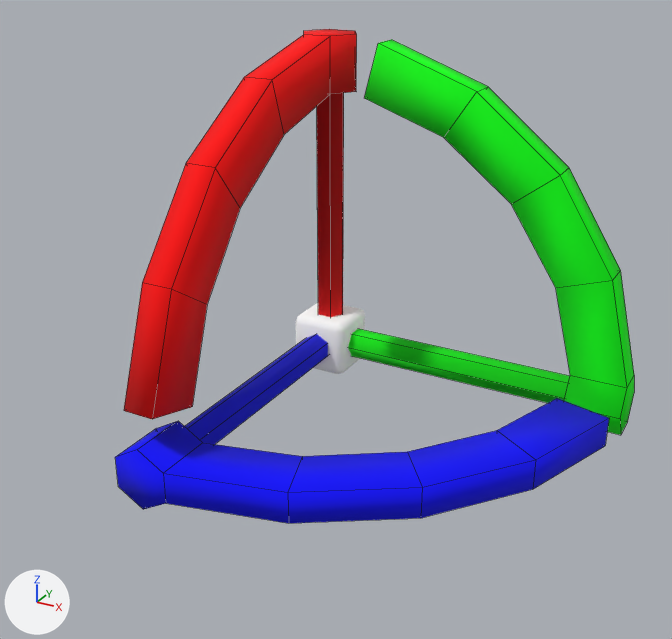
The FBX model assets/3d/RotateArrows.fbx as it was, and as the next commit left it.
Rendered twice from a camera (50 mm lens) standing at (2.96, -5.3, 2.79) and looking at (0.41, -0.67, 0.48). Arrows for +X, +Y and +Z are at lower left; the lights stay in place. The picture after the commit comes second. Mesh edges are drawn as thin lines on the coarser meshes. Where no turn or scale is listed for an object, it has been applied to the vertices.

Names of what the first picture shows: 'Arrow1', 'Arrow2', 'Arrow3', 'Box'.
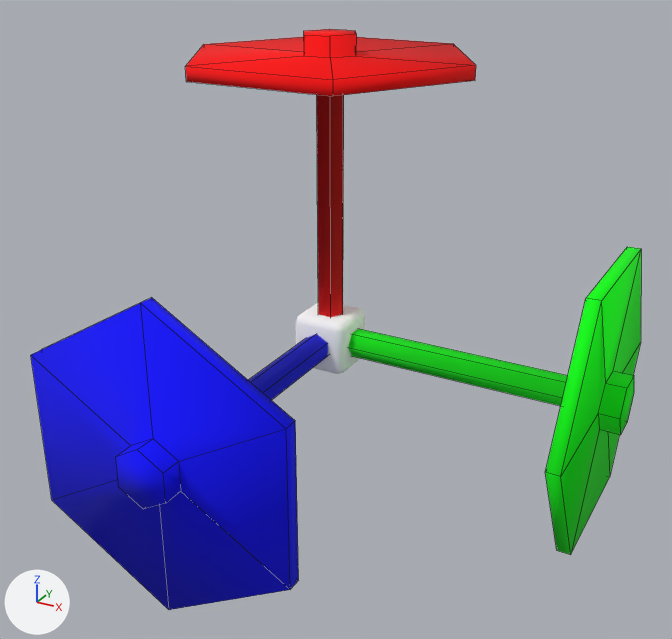
What the commit changed:
me_arrow1 is used by ob_arrow1; location (0.0, 0.0, 0.0).
me_arrow1 had 40 vertices, 36 faces and spanned x -0.19..0.19, y -2.07..0.16, z 0.0..2.09.
me_arrow1 now has 48 vertices, 44 faces and spans x -0.98..0.98, y -0.85..0.85, z 0.0..2.09.
Part 3, on me_arrow1:
14 vertices are removed from x -0.09..0.09, y -2.07..-0.83, z 0.29..1.93.
21 faces are deleted.
2 vertices move from x -0.09..0.09, y -0.72, z 1.6 to x -0.09..0.09, y -0.16, z 1.88.
10 vertices are added at x -0.98..0.98, y -0.85..0.85, z 1.88.
6 new vertices lie (0.0, 0.0, -0.13) away from vertices in x -0.19..0.19, y -0.16..0.16, z 2.09.
6 new vertices lie (0.0, 0.0, 0.08) away from vertices in x -0.98..0.98, y -0.85..0.85, z 1.88.
29 new faces join them.
me_arrow3 is used by ob_arrow3; location (0.0, 0.0, 0.0).
me_arrow3 had 40 vertices, 36 faces and spanned x -0.16..2.07, y -2.09..0.0, z -0.19..0.19.
me_arrow3 now has 48 vertices, 44 faces and spans x -0.85..0.85, y -2.09..0.0, z -0.98..0.98.
Part 2, on me_arrow3:
14 vertices are removed from x 0.83..2.07, y -1.93..-0.29, z -0.09..0.09.
21 faces are deleted.
2 vertices move from x 0.72, y -1.6, z -0.09..0.09 to x 0.16, y -1.88, z -0.09..0.09.
10 vertices are added at x -0.85..0.85, y -1.96..-1.88, z -0.98..0.98.
6 new vertices lie (0.0, 0.13, 0.0) away from vertices in x -0.16..0.16, y -2.09, z -0.19..0.19.
6 new vertices lie (0.0, 0.08, 0.0) away from vertices in x -0.85..0.85, y -1.96, z -0.98..0.98.
29 new faces join them.
me_arrow2 is used by ob_arrow2; location (0.0, 0.0, 0.0).
me_arrow2 had 40 vertices, 36 faces and spanned x 0.0..2.09, y -0.19..0.19, z -0.16..2.07.
me_arrow2 now has 48 vertices, 44 faces and spans x 0.0..2.09, y -0.98..0.98, z -0.85..0.85.
Part 1, on me_arrow2:
14 vertices are removed from x 0.29..1.93, y -0.09..0.09, z 0.83..2.07.
21 faces are deleted.
2 vertices move from x 1.6, y -0.09..0.09, z 0.72 to x 1.88, y -0.09..0.09, z 0.16.
10 vertices are added at x 1.88, y -0.98..0.98, z -0.85..0.85.
6 new vertices lie (-0.13, 0.0, 0.0) away from vertices in x 2.09, y -0.19..0.19, z -0.16..0.16.
6 new vertices lie (0.08, 0.0, 0.0) away from vertices in x 1.88, y -0.98..0.98, z -0.85..0.85.
29 new faces join them.

What differs and where, as boxes [x1, y1, x2, y2] in the pictures (672 x 639 px; the box of a moved part takes in the faces that stretch with it):
'Arrow3', reshaped (40% narrower, 65% taller): before [115, 334, 609, 523]; after [31, 298, 328, 610]
'Arrow2', reshaped (22% shorter): before [348, 39, 634, 435]; after [348, 247, 641, 555]
'Arrow1', reshaped: before [124, 29, 357, 419]; after [185, 29, 476, 317]
part 1 of me_arrow2, moved or reshaped: before [364, 39, 634, 435]; after [545, 247, 641, 555]
part 2 of me_arrow3, moved or reshaped: before [116, 398, 609, 523]; after [31, 298, 299, 610]
part 3 of me_arrow1, moved or reshaped: before [124, 34, 357, 419]; after [185, 34, 476, 96]
